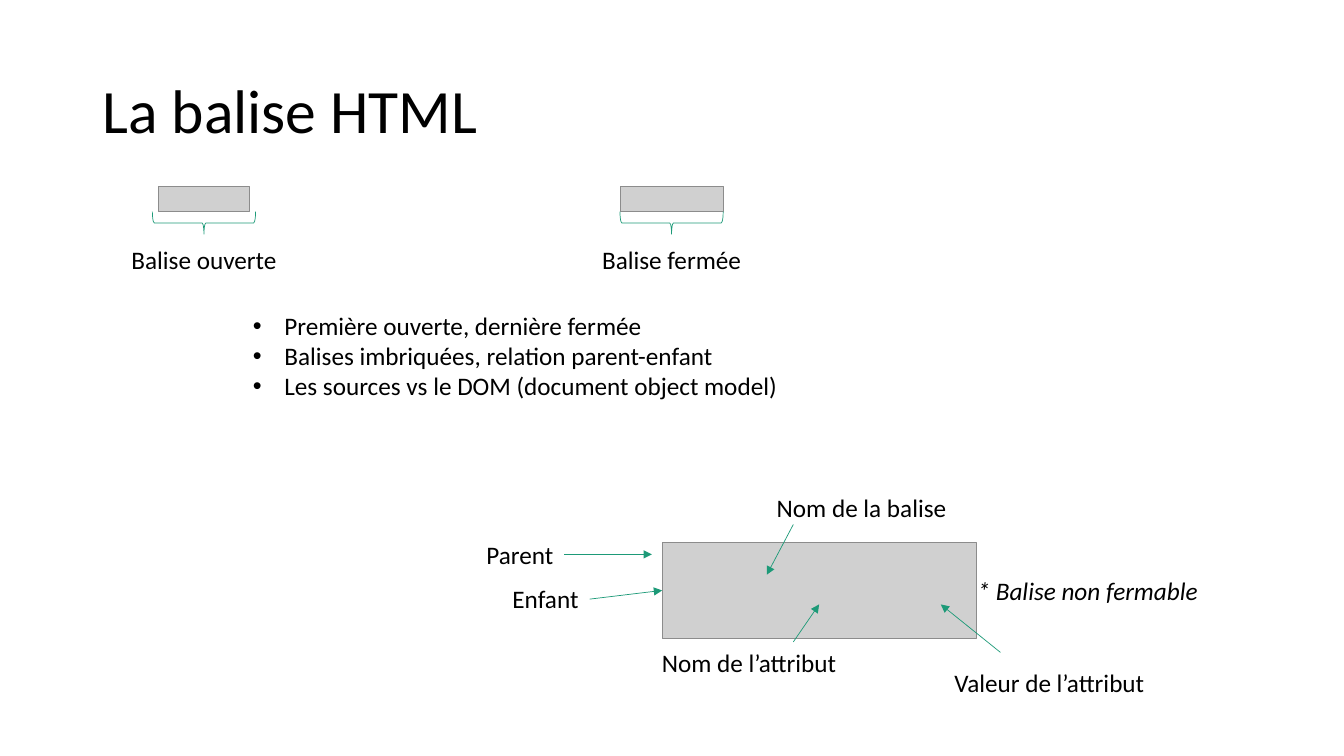
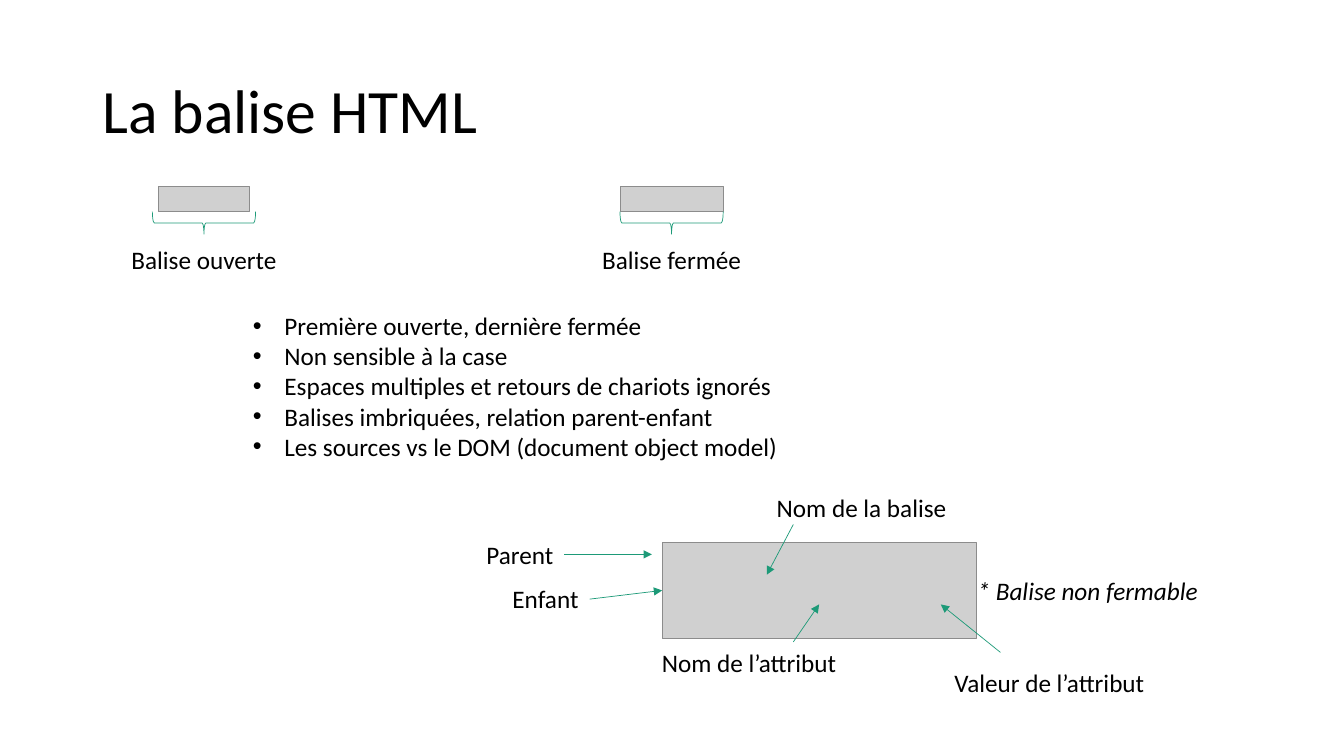
Before and after one commit to fragmatyc/SAAQ, a slide deck: slide 12 of HTML/1. Présentation/Cours HTML - v1.0.pptx. Drawn at 1344x756 pixels with LibreOffice and Linux fonts; fonts in the diff are those of the drawing; grey boxes stand for pictures. Boxes give left, top, right and bottom in pixels: in the first picture for what was removed or moved away, otherwise in the second. Text is boxed around its words. In the diff, an @@ line names an element or a change of style, - is before the commit and + after.

Commit message:
Avancement HTML

```diff
--- a/HTML/1. Présentation/Cours HTML - v1.0.pptx
+++ b/HTML/1. Présentation/Cours HTML - v1.0.pptx
@@ text at [284, 347, 771, 400]: paragraphs added @@
+• Non sensible à la case
+• Espaces multiples et retours de chariots ignorés
```
Also in this commit, not shown: 4 other slides changed, 29 slides added, 2 other files.
